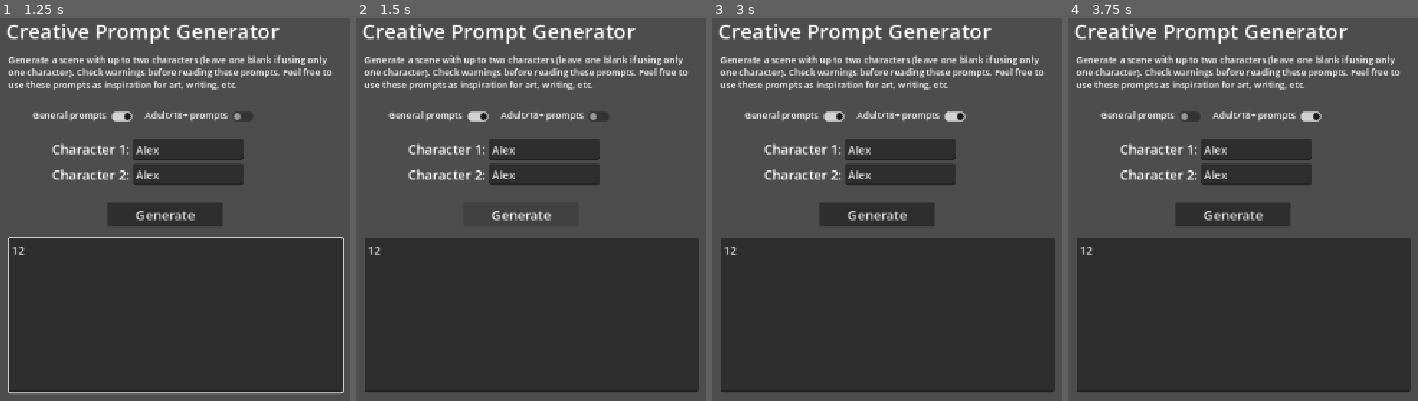
Above: before the commit, frames 1-4 (left to right).
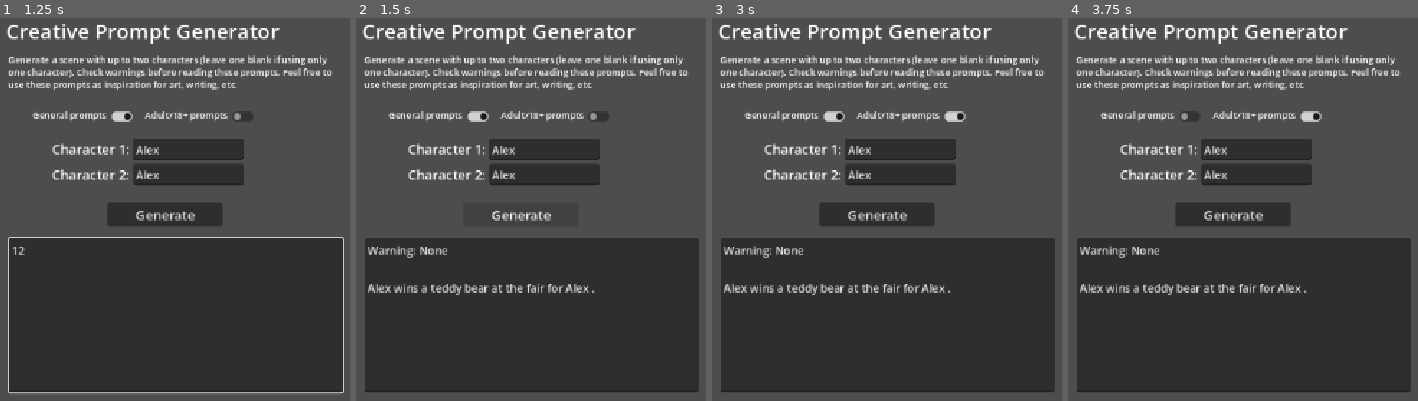
Above: after the commit, the same moments.

Repository: 17angelsprings/Creative-Prompt-Generator
Game: Godot game, scene res://src/ui/MainScreen.tscn
The game is run twice, just before and just after one commit, with the same random seed, the same clock (stepped at 60 frames per second) and the same inputs.
Inputs (mouse positions are in pixels of both pictures, inside the frame that each line leads up to):
- Up to frame 1 (1.25 s): click (189, 148) at 0.52 s; type "Alex" at 0.6 s; click (189, 175) at 0.75 s; type "Alex" at 0.83 s; click (175, 316) at 0.98 s; type "12" at 1.07 s
- Up to frame 2 (1.5 s): click "Generate" at 1.25 s
- Up to frame 3 (3 s): click (834, 117) at 2 s; click (953, 117) at 2.75 s
- Up to frame 4 (3.75 s): click (1190, 117) at 3.5 s

Frame 1 is identical in both runs. In frame 2, 1.2% of the frame differs, in the area x 3-68%, y 59-73%; in frame 3, 1.2%; in frame 4, 1.2%.

Commit message:
Couple prompts are working
Very similar process to solo prompts

Diff:
--- /dev/null
+++ b/src/prompts/gen_couple_prompts.json
@@ -0,0 +1,12 @@
+[
+{
+	"content warning": "None",
+	"prompt part 1": "wins a teddy bear at the fair for",
+	"prompt part 2": " ."
+},
+{
+	"content warning": "None",
+	"prompt part 1": "and",
+	"prompt part 2": " are playing video games together."
+}
+]
--- a/src/prompts/gen_solo_prompts.json
+++ b/src/prompts/gen_solo_prompts.json
@@ -1,10 +1,10 @@
 [
 {
 	"content warning": "None",
-	"prompt": "sees that their favorite brand of bread is half-off at the grocery store."
+	"prompt": " sees that their favorite brand of bread is half-off at the grocery store."
 },
 {
 	"content warning": "None",
-	"prompt": "walks by a clothing store and sees a gorgeous outfit in their preferred style through the window."
+	"prompt": " walks by a clothing store and sees a gorgeous outfit in their preferred style through the window."
 }
 ]
--- a/src/ui/generated_prompt.gd
+++ b/src/ui/generated_prompt.gd
@@ -54,13 +54,16 @@
 		generate_solo_prompt(gen_prompts_enabled, adult_prompts_enabled, character2_name)
 	# Two characters
 	else:
-		print(character1_name," ",character2_name)
+		generate_couple_prompt(gen_prompts_enabled, adult_prompts_enabled, character1_name, character2_name)
 
 ## Generates solo character prompt.
-## @params: None
+## @params:
+## - gen_prompts_enabled: bool that indicates whether gen prompts are allowed
+## - adult_prompts_enabled: bool that indicates whether adult prompts are allowed
+## - character_name: string for character name
 ## @return: None
 func generate_solo_prompt(gen_prompts_enabled: bool, adult_prompts_enabled: bool, character_name: String) -> void:
-	text_format = "Warning: %s\n\n%s %s"
+	text_format = "Warning: %s\n\n%s%s"
 	# Choose between gen/adult
 	if choose_prompt_rating(gen_prompts_enabled, adult_prompts_enabled) == "gen":
 		file = FileAccess.open("res://src/prompts/gen_solo_prompts.json", FileAccess.READ)
@@ -78,14 +81,29 @@
 		file.close()
 
 ## Generates couple character prompts.
-## @params: None
+## @params:
+## - gen_prompts_enabled: bool that indicates whether gen prompts are allowed
+## - adult_prompts_enabled: bool that indicates whether adult prompts are allowed
+## - character1_name: string for first character name
+## - character2_name: string for second character name
 ## @return: None
 func generate_couple_prompt(gen_prompts_enabled: bool, adult_prompts_enabled: bool, character1_name: String, character2_name: String) -> void:
+	text_format = "Warning: %s\n\n%s %s %s%s"
 	# Choose between gen/adult
 	if choose_prompt_rating(gen_prompts_enabled, adult_prompts_enabled) == "gen":
-		pass
+		file = FileAccess.open("res://src/prompts/gen_couple_prompts.json", FileAccess.READ)
+		json = file.get_as_text()
+		data = JSON.parse_string(json)
+		prompt_num = randi() % data.size()
+		text = text_format % [data[prompt_num]["content warning"],character1_name,data[prompt_num]["prompt part 1"],character2_name,data[prompt_num]["prompt part 2"]]
+		file.close()
 	else:
-		pass
+		file = FileAccess.open("res://src/prompts/adult_couple_prompts.json", FileAccess.READ)
+		json = file.get_as_text()
+		data = JSON.parse_string(json)
+		prompt_num = randi() % data.size()
+		text = text_format % [data[prompt_num]["content warning"],character1_name,data[prompt_num]["prompt part 1"],character2_name,data[prompt_num]["prompt part 2"]]
+		file.close()
 
 ## Logic that chooses between general and adult prompts.
 ## @params:
Not shown, changed: .gitignore
